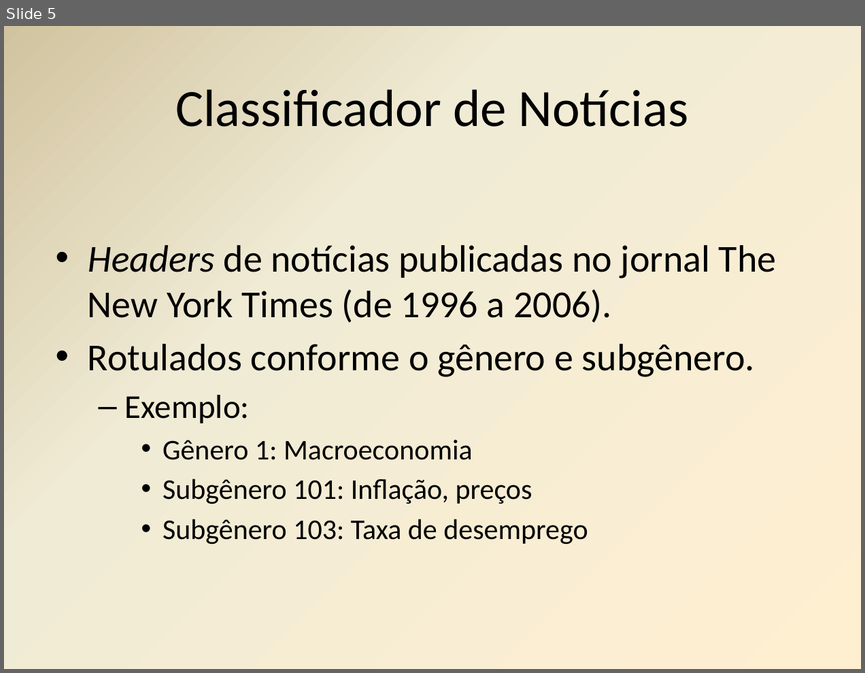
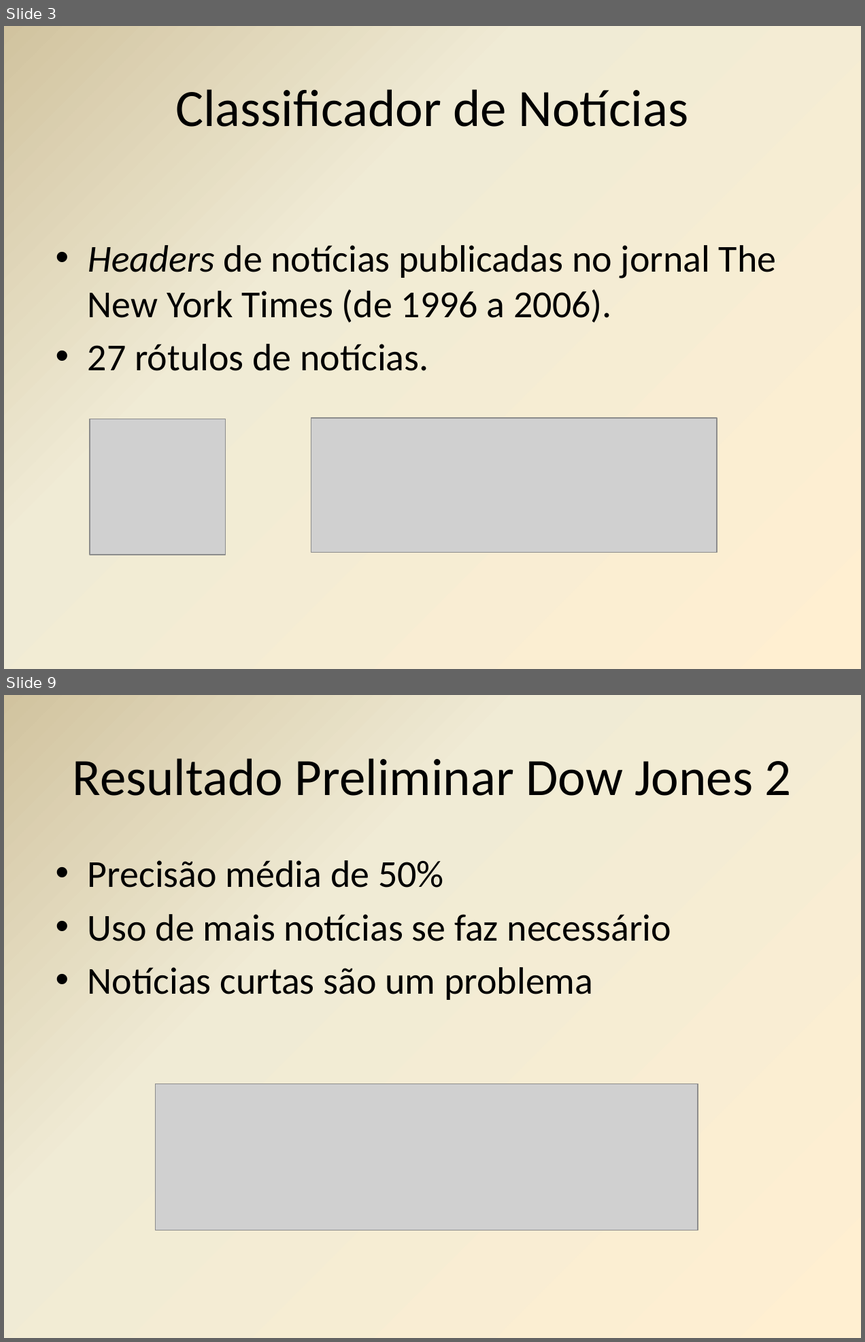
Before and after one commit to mmcastanho/python_kdd, a slide deck: Etapa1_Andre_Matheus.pptx. Shown one above the other, each under a label of ours: slide 5 before the commit, slides 3 and 9 after it; the slides between them are not shown. The pictures are 865x673 and 865x1342 pixels, drawn with LibreOffice and Linux fonts; fonts in the diff are those of the drawing; grey boxes stand for pictures. Boxes give left, top, right and bottom in pixels: in the first picture for what was removed or moved away, otherwise in the second. Text is boxed around its words. In the diff, an @@ line names an element or a change of style, - is before the commit and + after.

```diff
--- a/Etapa1_Andre_Matheus.pptx
+++ b/Etapa1_Andre_Matheus.pptx
@@ slide 9 added at [4,695,861,1338], background gradient #FFEFD1 to #F0EBD5 to #D1C39F @@
@@ title added at [73,758,791,796], 44 pt, text #000000 @@
+Resultado Preliminar Dow Jones 2
@@ text added at [88,860,671,1000], 32 pt, text #000000 @@
+• Precisão média de 50%
+• Uso de mais notícias se faz necessário
+• Notícias curtas são um problema
@@ picture added at [156,1084,698,1231] @@
@@ what was slide 5 is now slide 3 @@
@@ slide 3 changed as well @@
@@ text at [88,344,428,371]: text changed; size 24 to 32 pt @@
-• Rotulados conforme o gênero e subgênero.
-  – Exemplo:
-    • Gênero 1: Macroeconomia
-    • Subgênero 101: Inflação, preços
-    • Subgênero 103: Taxa de desemprego
+• 27 rótulos de notícias.
@@ picture added at [90,418,225,554] @@
@@ picture added at [311,418,716,552] @@
```
Also in this commit, not shown: 3 other slides changed, 5 other slides added, 5 slides removed, 3 other files.
